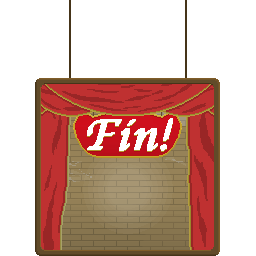
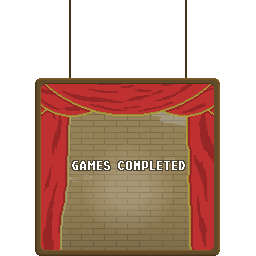
Layers edited between the first and the second (256, 256) image:
renamed "Layer 18" to "Games Completed", showed it, opacity 50% → 100%, painted on it over [71,112,186,171]
removed layer "Fin! copy" over [87,118,173,152]
removed layer "Fin!" (was 20%) over [87,119,173,153]
removed layer "Layer 14" over [75,112,180,156]
removed layer "Layer 13" over [73,112,182,158]
